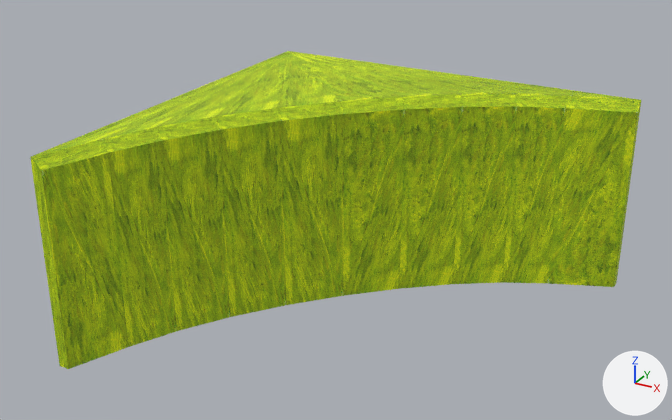
One commit to the OBJ model PA10/assets/texturethings/bot_curves_left.obj: the scene before it, then after it.
Both versions are drawn from a camera (50 mm lens) standing at (-7.66, -1.69, 3.84) and looking at (-11.49, 5.27, 0.35). The lights are fixed; the arrows at lower right show +X, +Y and +Z. Where no turn or scale is listed for an object, it has been applied to the vertices.

The first picture shows 'Left_Cube.002'.
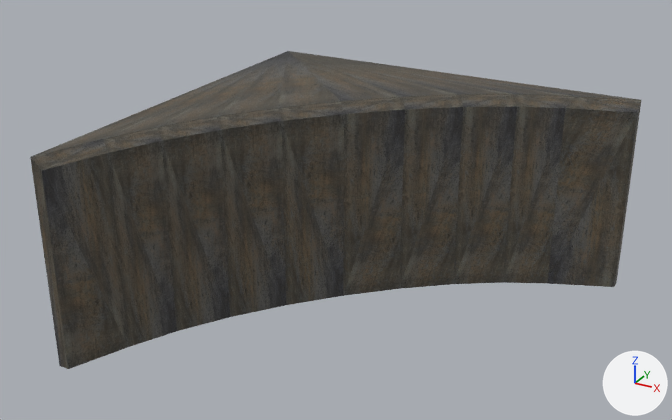
Pixel boxes [x1, y1, x2, y2] of what changed, in the pictures (672 x 420 px):
'Left_Cube.002', surface changed (green to grey): [30, 51, 641, 369] in both

The change, as a diff of the scene's bpy script:
```diff
--- a/PA10/assets/texturethings/bot_curves_left.obj.py
+++ b/PA10/assets/texturethings/bot_curves_left.obj.py
@@ img_prodotti_156350_rele632d874ff3e40378d3dbb6b220c6df6_jpg @@
+img_prodotti_156350_rele632d874ff3e40378d3dbb6b220c6df6_jpg = load_image('prodotti-156350-rele632d874ff3e40378d3dbb6b220c6df6.jpg', 'prodotti-156350-rele632d874ff3e40378d3dbb6b220c6df6.jpg', 1103, 827, 'sRGB')
@@ mat_material_003 @@
 mat_material_003 = principled_material('Material.003')
-mat_material_003.texture = img_yellow_green_paint_texture_jpg
+mat_material_003.texture = img_prodotti_156350_rele632d874ff3e40378d3dbb6b220c6df6_jpg
 mat_material_003.roughness = 0.696
```
